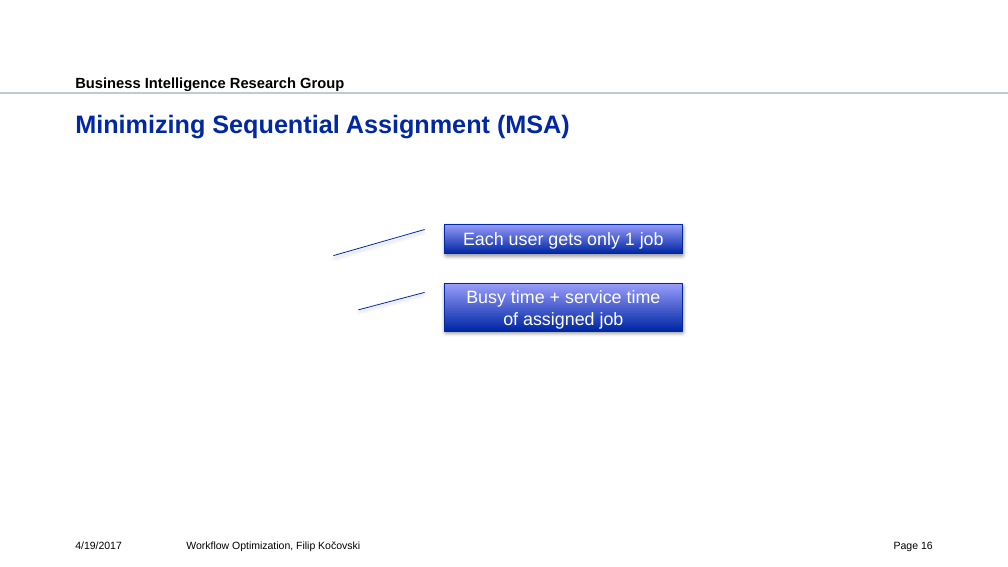
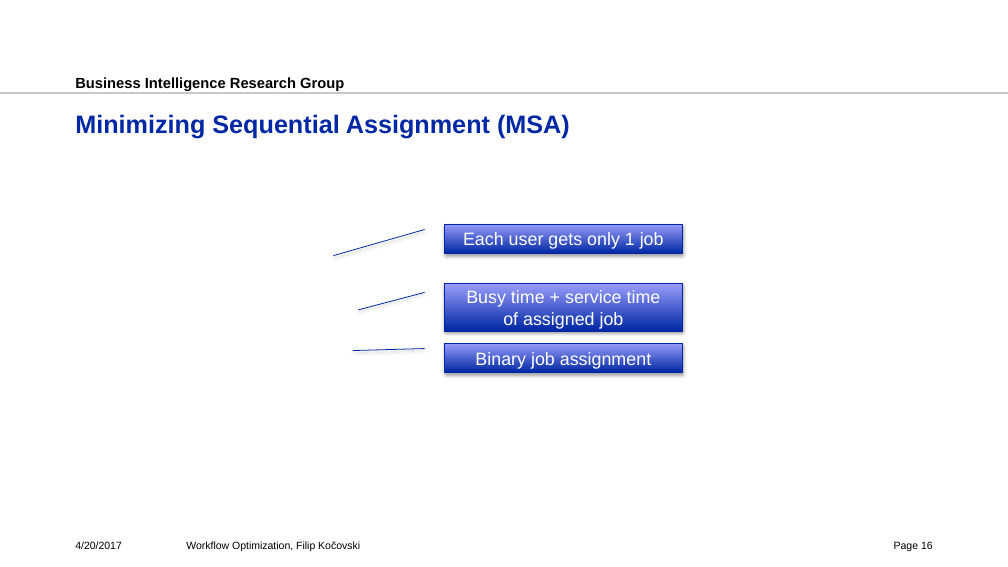
Before and after one commit to fkocovski/mt_presentation, a slide deck: slide 16 of Workflow Optimization.pptx. Drawn at 1008x567 pixels with LibreOffice and Linux fonts; fonts in the diff are those of the drawing; grey boxes stand for pictures; background and template pictures are left out. Boxes give left, top, right and bottom in pixels: in the first picture for what was removed or moved away, otherwise in the second. Text is boxed around its words. In the diff, an @@ line names an element or a change of style, - is before the commit and + after.

Commit message:
fixes

```diff
--- a/Workflow Optimization.pptx
+++ b/Workflow Optimization.pptx
@@ border callout added at <box>445,343,683,373</box>, fill gradient #0028A5 to #9A9EFB, outline #0027A1 0.75 pt, 17 pt, text #FFFFFF @@
+Binary job assignment
@@ text at <box>75,541,122,549</box>: text changed @@
-4/19/2017
+4/20/2017
```
Also in this commit, not shown: 33 other slides changed.
